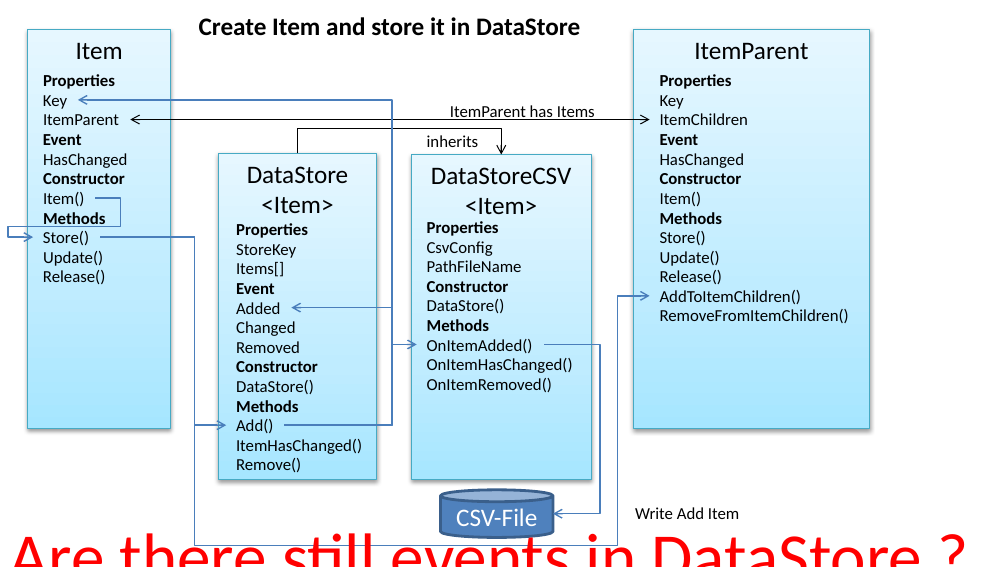
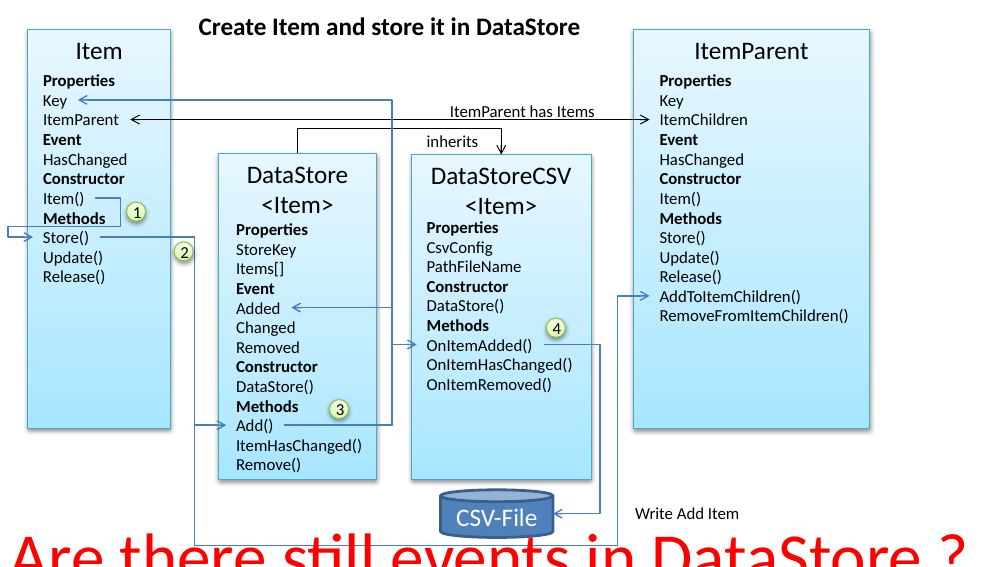
Before and after one commit to PeterHuberSg/Storage, a slide deck: slide 6 of Design.pptx. Drawn at 1008x567 pixels with LibreOffice and Linux fonts; fonts in the diff are those of the drawing. Boxes give left, top, right and bottom in pixels: in the first picture for what was removed or moved away, otherwise in the second. Text is boxed around its words. In the diff, an @@ line names an element or a change of style, - is before the commit and + after.

```diff
--- a/Design.pptx
+++ b/Design.pptx
@@ ellipse added at <box>126,202,145,221</box>, fill gradient #DAFDA7 to #E4FCC2 to #F5FFE7, outline #98B955 0.75 pt, 12 pt, text #000000 @@
+1
@@ ellipse added at <box>174,242,194,261</box>, fill gradient #DAFDA7 to #E4FCC2 to #F5FFE7, outline #98B955 0.75 pt, 12 pt, text #000000 @@
+2
@@ ellipse added at <box>546,319,565,338</box>, fill gradient #DAFDA7 to #E4FCC2 to #F5FFE7, outline #98B955 0.75 pt, 12 pt, text #000000 @@
+4
@@ ellipse added at <box>330,399,349,418</box>, fill gradient #DAFDA7 to #E4FCC2 to #F5FFE7, outline #98B955 0.75 pt, 12 pt, text #000000 @@
+3
```
Also in this commit, not shown: 4 other slides changed, 1 other file.
